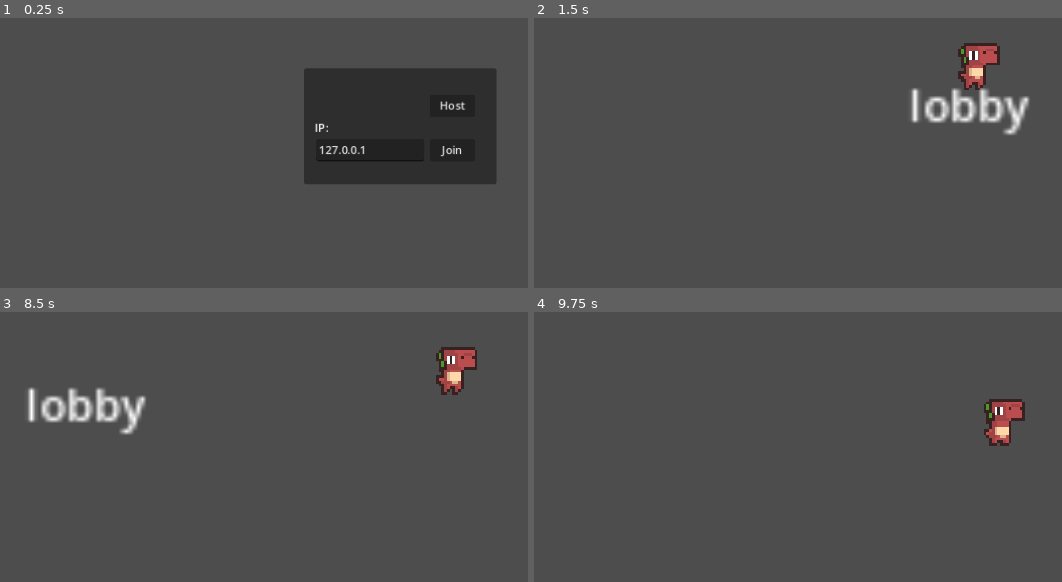
Above: before the commit, frames 1-4 (two rows, left to right).
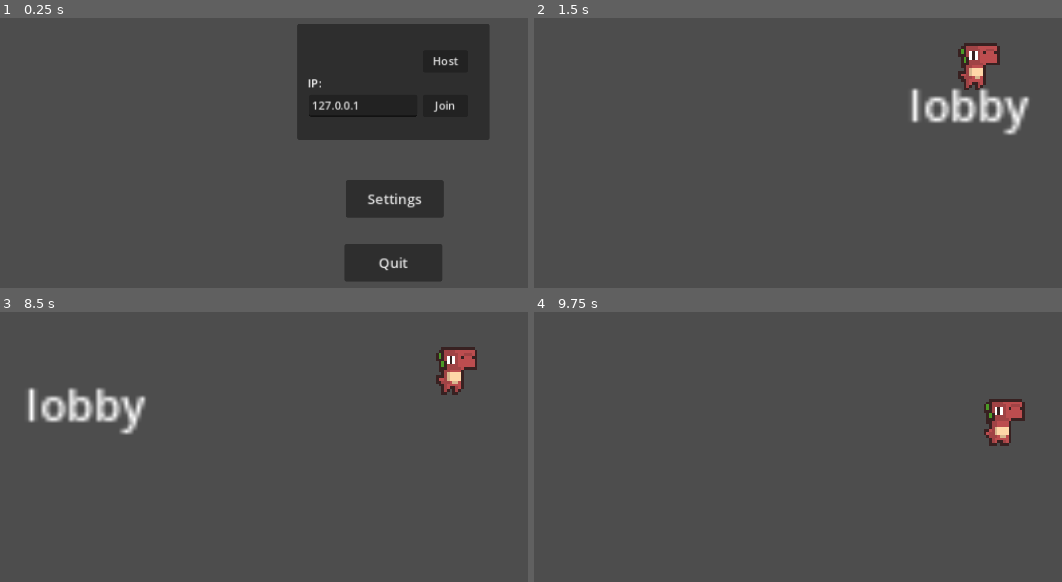
Above: after the commit, the same moments.

Repository: rickvl05/uva-pswe-D
Game: Godot game, scene res://scenes/main_menu.tscn
The game is run twice, just before and just after one commit, with the same random seed, the same clock (stepped at 60 frames per second) and the same inputs.
Inputs:
- Up to frame 1 (0.25 s): no input
- Up to frame 2 (1.5 s): click "Host" at 0.5 s; tap Enter (ui_accept) at 1.25 s; hold D (move_right) from 1.28 s (still down)
- Up to frame 3 (8.5 s): tap Enter (ui_accept) at 1.52, 2.27, 3.77, 4.52, 5.27, 6.77, 7.52, 8.27 s; release D (move_right) at 2.78 s; hold A (move_left) 2.78-3.53 s; hold D (move_right) 3.53-5.03 s; hold A (move_left) 5.03-5.78 s; hold D (move_right) 5.78-6.53 s; hold A (move_left) 6.53-8.03 s; hold D (move_right) from 8.03 s (still down)
- Up to frame 4 (9.75 s): keep holding D (move_right)

The runs differ from the first frame. In frame 1, 17% of the frame differs, in the area x 56-94%, y 2-98%; in frame 2, nothing differs; in frame 3, less than 0.1%; in frame 4, nothing differs.

Commit message:
soundbar and menu

Diff:
--- /dev/null
+++ b/SFX_slider.gd
@@ -0,0 +1,17 @@
+extends HScrollBar
+
+@export
+var bus_name = "Sound FX"
+var bus_index: int
+
+func _ready():
+	bus_index = AudioServer.get_bus_index(bus_name)
+	value_changed.connect(_on_value_changed)
+	value = db_to_linear(AudioServer.get_bus_volume_db(bus_index))
+
+func _on_value_changed(value: float) -> void:
+	AudioServer.set_bus_volume_db(bus_index, linear_to_db(value))
+
+# Called every frame. 'delta' is the elapsed time since the previous frame.
+func _process(delta):
+	pass
--- /dev/null
+++ b/audio/click.tscn
@@ -0,0 +1,9 @@
+[gd_scene load_steps=2 format=3 uid="uid://bh7jr3lc3g0ii"]
+
+[ext_resource type="AudioStream" uid="uid://b30yffk7p7280" path="res://audio/zapsplat_technology_computer_mouse_single_click_003_63276.wav" id="1_1w4s2"]
+
+[node name="click" type="AudioStreamPlayer"]
+stream = ExtResource("1_1w4s2")
+volume_db = -3.087
+pitch_scale = 2.24
+bus = &"Sound FX"
--- /dev/null
+++ b/default_bus_layout.tres
@@ -0,0 +1,15 @@
+[gd_resource type="AudioBusLayout" format=3 uid="uid://c121vjspeloma"]
+
+[resource]
+bus/1/name = &"Music"
+bus/1/solo = false
+bus/1/mute = false
+bus/1/bypass_fx = false
+bus/1/volume_db = 0.0
+bus/1/send = &"Master"
+bus/2/name = &"Sound FX"
+bus/2/solo = false
+bus/2/mute = false
+bus/2/bypass_fx = false
+bus/2/volume_db = 0.0
+bus/2/send = &"Master"
--- /dev/null
+++ b/keybinds.gd
@@ -0,0 +1,7 @@
+extends Node2D
+
+
+
+func _on_button_pressed():
+	Click.play()
+	get_tree().change_scene_to_file("res://scenes/settings.tscn")
--- /dev/null
+++ b/music_slider.gd
@@ -0,0 +1,17 @@
+extends HScrollBar
+
+@export
+var bus_name = "Music"
+var bus_index: int
+
+func _ready():
+	bus_index = AudioServer.get_bus_index(bus_name)
+	value_changed.connect(_on_value_changed)
+	value = db_to_linear(AudioServer.get_bus_volume_db(bus_index))
+
+func _on_value_changed(value: float) -> void:
+	AudioServer.set_bus_volume_db(bus_index, linear_to_db(value))
+
+# Called every frame. 'delta' is the elapsed time since the previous frame.
+func _process(delta):
+	pass
--- a/project.godot
+++ b/project.godot
@@ -19,6 +19,7 @@
 [autoload]
 
 MultiplayerManager="*res://scripts/multiplayer_manager.gd"
+Click="*res://audio/click.tscn"
 
 [display]
 
--- /dev/null
+++ b/scenes/keybinds.tscn
@@ -0,0 +1,16 @@
+[gd_scene load_steps=2 format=3 uid="uid://cce2dbb4n3obw"]
+
+[ext_resource type="Script" path="res://keybinds.gd" id="1_kopfe"]
+
+[node name="keybinds" type="Node2D"]
+script = ExtResource("1_kopfe")
+
+[node name="Button" type="Button" parent="."]
+offset_left = 476.0
+offset_top = 294.0
+offset_right = 626.0
+offset_bottom = 346.0
+theme_override_font_sizes/font_size = 20
+text = "Back"
+
+[connection signal="pressed" from="Button" to="." method="_on_button_pressed"]
--- a/scenes/main_menu.tscn
+++ b/scenes/main_menu.tscn
@@ -15,15 +15,15 @@
 
 [node name="Connect" type="Panel" parent="."]
 layout_mode = 1
-anchors_preset = 8
-anchor_left = 0.5
-anchor_top = 0.5
-anchor_right = 0.5
-anchor_bottom = 0.5
-offset_left = -138.5
-offset_top = -83.5
-offset_right = 138.5
-offset_bottom = 83.5
+anchors_preset = -1
+anchor_left = 0.492
+anchor_top = 0.402
+anchor_right = 0.492
+anchor_bottom = 0.402
+offset_left = -138.784
+offset_top = -83.496
+offset_right = 138.216
+offset_bottom = 83.504
 grow_horizontal = 2
 grow_vertical = 2
 size_flags_horizontal = 2
@@ -82,5 +82,37 @@
 
 [node name="ErrorDialog" type="AcceptDialog" parent="."]
 
+[node name="Settings" type="Button" parent="."]
+layout_mode = 1
+anchors_preset = -1
+anchor_left = 0.49
+anchor_top = 0.665
+anchor_right = 0.49
+anchor_bottom = 0.665
+offset_left = -66.48
+offset_top = -28.92
+offset_right = 74.52
+offset_bottom = 25.08
+theme_override_font_sizes/font_size = 20
+text = "Settings
+"
+
+[node name="Quit" type="Button" parent="."]
+layout_mode = 1
+anchors_preset = -1
+anchor_left = 0.492
+anchor_top = 0.804
+anchor_right = 0.492
+anchor_bottom = 0.804
+offset_left = -70.784
+offset_top = -26.992
+offset_right = 70.216
+offset_bottom = 27.008
+theme_override_font_sizes/font_size = 20
+text = "Quit
+"
+
 [connection signal="pressed" from="Connect/Host" to="." method="_on_host_pressed"]
 [connection signal="pressed" from="Connect/Join" to="." method="_on_join_pressed"]
+[connection signal="pressed" from="Settings" to="." method="_on_settings_pressed"]
+[connection signal="pressed" from="Quit" to="." method="_on_quit_pressed"]
--- /dev/null
+++ b/scenes/master_slider.tscn
@@ -0,0 +1,13 @@
+[gd_scene load_steps=2 format=3 uid="uid://cdc2xegsynxqt"]
+
+[ext_resource type="Script" path="res://volume_slider.gd" id="1_5mh2p"]
+
+[node name="volume_slider" type="HScrollBar"]
+offset_left = 462.0
+offset_top = 300.0
+offset_right = 707.0
+offset_bottom = 335.0
+max_value = 1.0
+step = 0.05
+value = 1.0
+script = ExtResource("1_5mh2p")
--- /dev/null
+++ b/scenes/music_slider.tscn
@@ -0,0 +1,13 @@
+[gd_scene load_steps=2 format=3 uid="uid://cd5ud4q6pa4d0"]
+
+[ext_resource type="Script" path="res://music_slider.gd" id="1_xdj4s"]
+
+[node name="music_slider" type="HScrollBar"]
+offset_left = 408.0
+offset_top = 271.0
+offset_right = 604.0
+offset_bottom = 305.0
+max_value = 1.0
+step = 0.05
+value = 1.0
+script = ExtResource("1_xdj4s")
--- /dev/null
+++ b/scenes/settings.gd
@@ -0,0 +1,23 @@
+extends Node2D
+
+@onready var Music_id = AudioServer.get_bus_index("Music")
+@onready var SFX_id = AudioServer.get_bus_index("Sound FX")
+
+func _on_back_pressed():
+	Click.play()
+	get_tree().change_scene_to_file("res://scenes/main_menu.tscn")
+
+
+func _on_keybinds_pressed():
+	Click.play()
+	get_tree().change_scene_to_file("res://ui-menu/keybinds.tscn")
+
+
+func _on_music_scroll_value_changed(value):
+	AudioServer.set_bus_volume_db(Music_id, linear_to_db(value))
+	AudioServer.set_bus_mute(Music_id, value < 1)
+
+
+func _on_sound_fx_scroll_value_changed(value):
+	AudioServer.set_bus_volume_db(SFX_id, linear_to_db(value))
+	AudioServer.set_bus_mute(SFX_id, value < 1)
--- /dev/null
+++ b/scenes/settings.tscn
@@ -0,0 +1,71 @@
+[gd_scene load_steps=5 format=3 uid="uid://yrnrijmvgxpp"]
+
+[ext_resource type="Script" path="res://scenes/settings.gd" id="1_gxbmq"]
+[ext_resource type="PackedScene" uid="uid://cd5ud4q6pa4d0" path="res://scenes/music_slider.tscn" id="2_1ydmb"]
+[ext_resource type="PackedScene" uid="uid://cdc2xegsynxqt" path="res://scenes/master_slider.tscn" id="2_cik1a"]
+[ext_resource type="PackedScene" uid="uid://d1uk3hto4imh7" path="res://scenes/sfx_slider.tscn" id="4_s7wfw"]
+
+[node name="Settings" type="Node2D"]
+script = ExtResource("1_gxbmq")
+
+[node name="music_slider" parent="." instance=ExtResource("2_1ydmb")]
+offset_left = 547.0
+offset_top = 114.0
+offset_right = 784.0
+offset_bottom = 157.0
+
+[node name="volume_slider" parent="." instance=ExtResource("2_cik1a")]
+offset_left = 542.0
+offset_top = 36.0
+offset_right = 787.0
+offset_bottom = 71.0
+
+[node name="Music" type="Label" parent="."]
+offset_left = 388.0
+offset_top = 115.0
+offset_right = 484.0
+offset_bottom = 157.0
+theme_override_font_sizes/font_size = 30
+text = "Music"
+
+[node name="Master" type="Label" parent="."]
+offset_left = 385.0
+offset_top = 32.0
+offset_right = 487.0
+offset_bottom = 74.0
+theme_override_font_sizes/font_size = 30
+text = "Master"
+
+[node name="Sound FX" type="Label" parent="."]
+offset_left = 363.0
+offset_top = 201.0
+offset_right = 505.0
+offset_bottom = 243.0
+theme_override_font_sizes/font_size = 30
+text = "Sound FX
+"
+
+[node name="keybinds" type="Button" parent="."]
+offset_left = 467.0
+offset_top = 294.0
+offset_right = 634.0
+offset_bottom = 356.0
+theme_override_font_sizes/font_size = 20
+text = "Keybinds"
+
+[node name="Back" type="Button" parent="."]
+offset_left = 464.0
+offset_top = 395.0
+offset_right = 635.0
+offset_bottom = 455.0
+theme_override_font_sizes/font_size = 20
+text = "Back"
+
+[node name="SFX_slider" parent="." instance=ExtResource("4_s7wfw")]
+offset_left = 542.0
+offset_top = 201.0
+offset_right = 785.0
+offset_bottom = 243.0
+
+[connection signal="pressed" from="keybinds" to="." method="_on_keybinds_pressed"]
+[connection signal="pressed" from="Back" to="." method="_on_back_pressed"]
--- /dev/null
+++ b/scenes/sfx_slider.tscn
@@ -0,0 +1,13 @@
+[gd_scene load_steps=2 format=3 uid="uid://d1uk3hto4imh7"]
+
+[ext_resource type="Script" path="res://SFX_slider.gd" id="1_15a8n"]
+
+[node name="SFX_slider" type="HScrollBar"]
+offset_left = 375.0
+offset_top = 210.0
+offset_right = 540.0
+offset_bottom = 238.0
+max_value = 1.0
+step = 0.05
+value = 1.0
+script = ExtResource("1_15a8n")
--- a/scripts/main_menu.gd
+++ b/scripts/main_menu.gd
@@ -13,11 +13,13 @@
 	MultiplayerManager.set("players_node", get_tree().get_root().get_node("Lobby").get_node("Players"))
 
 func _on_host_pressed():
+	Click.play()
 	load_lobby()
 	MultiplayerManager.host_game()
 
 
 func _on_join_pressed():
+	Click.play()
 	var ip = $Connect/IPAddress.text
 	if not ip.is_valid_ip_address():
 		$Connect/ErrorLabel.text = "Invalid IP address!"
@@ -25,3 +27,14 @@
 
 	load_lobby()
 	MultiplayerManager.join_game(ip)
+
+
+func _on_quit_pressed():
+	Click.play()
+	await Click.finished
+	get_tree().quit()
+
+
+func _on_settings_pressed():
+	Click.play()
+	get_tree().change_scene_to_file("res://scenes/settings.tscn")
--- /dev/null
+++ b/ui-menu/keybinds.tscn
@@ -0,0 +1,19 @@
+[gd_scene load_steps=3 format=3 uid="uid://cmd76sfs42e4u"]
+
+[ext_resource type="Script" path="res://keybinds.gd" id="1_v7wc2"]
+[ext_resource type="PackedScene" uid="uid://fcia2gf4idsv" path="res://parallax_layer.tscn" id="2_poiq2"]
+
+[node name="keybinds" type="Node2D"]
+script = ExtResource("1_v7wc2")
+
+[node name="BG" parent="." instance=ExtResource("2_poiq2")]
+
+[node name="Button" type="Button" parent="BG"]
+offset_left = 498.0
+offset_top = 244.0
+offset_right = 877.0
+offset_bottom = 364.0
+theme_override_font_sizes/font_size = 30
+text = "Back"
+
+[connection signal="pressed" from="BG/Button" to="." method="_on_button_pressed"]
--- /dev/null
+++ b/ui-menu/level_editor.tscn
@@ -0,0 +1,61 @@
+[gd_scene load_steps=3 format=3 uid="uid://dpad5jhiifg7s"]
+
+[ext_resource type="PackedScene" uid="uid://fcia2gf4idsv" path="res://parallax_layer.tscn" id="1_1npva"]
+[ext_resource type="Script" path="res://level_editor.gd" id="1_c0eva"]
+
+[node name="Level Editor" type="Node2D"]
+script = ExtResource("1_c0eva")
+
+[node name="Sound FX" type="TextEdit" parent="."]
+offset_left = 436.0
+offset_top = 176.0
+offset_right = 588.0
+offset_bottom = 229.0
+theme_override_font_sizes/font_size = 30
+text = "Sound FX"
+
+[node name="HScrollBar" type="HScrollBar" parent="."]
+offset_left = 622.0
+offset_top = 98.0
+offset_right = 843.0
+offset_bottom = 146.0
+value = 100.0
+
+[node name="HScrollBar2" type="HScrollBar" parent="."]
+offset_left = 621.0
+offset_top = 179.0
+offset_right = 840.0
+offset_bottom = 227.0
+value = 100.0
+
+[node name="Music" type="TextEdit" parent="."]
+offset_left = 465.0
+offset_top = 97.0
+offset_right = 569.0
+offset_bottom = 149.0
+theme_override_font_sizes/font_size = 30
+text = "Music
+"
+placeholder_text = "Sound"
+
+[node name="Back" type="Button" parent="."]
+offset_left = 527.0
+offset_top = 371.0
+offset_right = 715.0
+offset_bottom = 444.0
+theme_override_font_sizes/font_size = 30
+text = "Back"
+
+[node name="keybinds" type="Button" parent="."]
+offset_left = 528.0
+offset_top = 263.0
+offset_right = 712.0
+offset_bottom = 334.0
+theme_override_font_sizes/font_size = 30
+text = "keybinds"
+
+[node name="BG" parent="." instance=ExtResource("1_1npva")]
+
+[connection signal="value_changed" from="HScrollBar" to="." method="_on_h_scroll_bar_value_changed"]
+[connection signal="pressed" from="Back" to="." method="_on_back_pressed"]
+[connection signal="pressed" from="keybinds" to="." method="_on_keybinds_pressed"]
--- /dev/null
+++ b/ui-menu/parallax_layer.tscn
@@ -0,0 +1,54 @@
+[gd_scene load_steps=5 format=3 uid="uid://fcia2gf4idsv"]
+
+[ext_resource type="Script" path="res://BG.gd" id="1_wkh0f"]
+[ext_resource type="Texture2D" path="res://Border and Panels Menu Part 2/pixelback.jpg" id="2_vd55s"]
+[ext_resource type="Texture2D" path="res://Border and Panels Menu Part 2/mountain-pixel-vector-illustration-of-beautiful-landscape-of-mountain-png.webp" id="3_vd6ia"]
+[ext_resource type="Texture2D" path="res://Border and Panels Menu Part 2/b0e1yo5etyv61.png" id="4_eqsxe"]
+
+[node name="BG" type="ParallaxBackground"]
+script = ExtResource("1_wkh0f")
+
+[node name="ParallaxLayer" type="ParallaxLayer" parent="."]
+motion_mirroring = Vector2(1151, 0)
+
+[node name="Pixelback" type="Sprite2D" parent="ParallaxLayer"]
+position = Vector2(574, 327.5)
+scale = Vector2(1.70294, 1.80278)
+texture = ExtResource("2_vd55s")
+
+[node name="ParallaxLayer2" type="ParallaxLayer" parent="."]
+motion_scale = Vector2(0.5, 0.5)
+motion_mirroring = Vector2(1288, 0)
+
+[node name="Mountain-pixel-vector-illustration-of-beautiful-landscape-of-mountain-png" type="Sprite2D" parent="ParallaxLayer2"]
+position = Vector2(316, 452)
+scale = Vector2(0.35026, 0.202604)
+texture = ExtResource("3_vd6ia")
+
+[node name="Mountain-pixel-vector-illustration-of-beautiful-landscape-of-mountain-png2" type="Sprite2D" parent="ParallaxLayer2"]
+position = Vector2(967, 452)
+scale = Vector2(0.344922, 0.199219)
+texture = ExtResource("3_vd6ia")
+
+[node name="ParallaxLayer3" type="ParallaxLayer" parent="."]
+motion_mirroring = Vector2(1154, 0)
+
+[node name="B0e1Yo5Etyv61" type="Sprite2D" parent="ParallaxLayer3"]
+position = Vector2(48.5, 486)
+scale = Vector2(0.12625, 0.0910714)
+texture = ExtResource("4_eqsxe")
+
+[node name="B0e1Yo5Etyv62" type="Sprite2D" parent="ParallaxLayer3"]
+position = Vector2(1034, 483)
+scale = Vector2(0.12625, 0.0910714)
+texture = ExtResource("4_eqsxe")
+
+[node name="B0e1Yo5Etyv63" type="Sprite2D" parent="ParallaxLayer3"]
+position = Vector2(852, 478)
+scale = Vector2(0.12625, 0.0910714)
+texture = ExtResource("4_eqsxe")
+
+[node name="B0e1Yo5Etyv64" type="Sprite2D" parent="ParallaxLayer3"]
+position = Vector2(511, 481)
+scale = Vector2(0.12625, 0.0910714)
+texture = ExtResource("4_eqsxe")
--- /dev/null
+++ b/ui-menu/world.tscn
@@ -0,0 +1,15 @@
+[gd_scene load_steps=2 format=3 uid="uid://blqne8qx6r7uh"]
+
+[ext_resource type="Script" path="res://world.gd" id="1_rb6xo"]
+
+[node name="World" type="Node2D"]
+script = ExtResource("1_rb6xo")
+
+[node name="Button" type="Button" parent="."]
+offset_left = 456.0
+offset_top = 236.0
+offset_right = 711.0
+offset_bottom = 381.0
+text = "Game Finished!"
+
+[connection signal="pressed" from="Button" to="." method="_on_button_pressed"]
--- /dev/null
+++ b/volume_slider.gd
@@ -0,0 +1,17 @@
+extends HScrollBar
+
+@export
+var bus_name = "Master"
+var bus_index: int
+
+func _ready():
+	bus_index = AudioServer.get_bus_index(bus_name)
+	value_changed.connect(_on_value_changed)
+	value = db_to_linear(AudioServer.get_bus_volume_db(bus_index))
+
+func _on_value_changed(value: float) -> void:
+	AudioServer.set_bus_volume_db(bus_index, linear_to_db(value))
+
+# Called every frame. 'delta' is the elapsed time since the previous frame.
+func _process(delta):
+	pass
Not shown, added: audio/zapsplat_technology_computer_mouse_single_click_003_63276.wav.import
Not shown, added: audio/zapsplat_technology_computer_mouse_single_click_003_63276.wav
